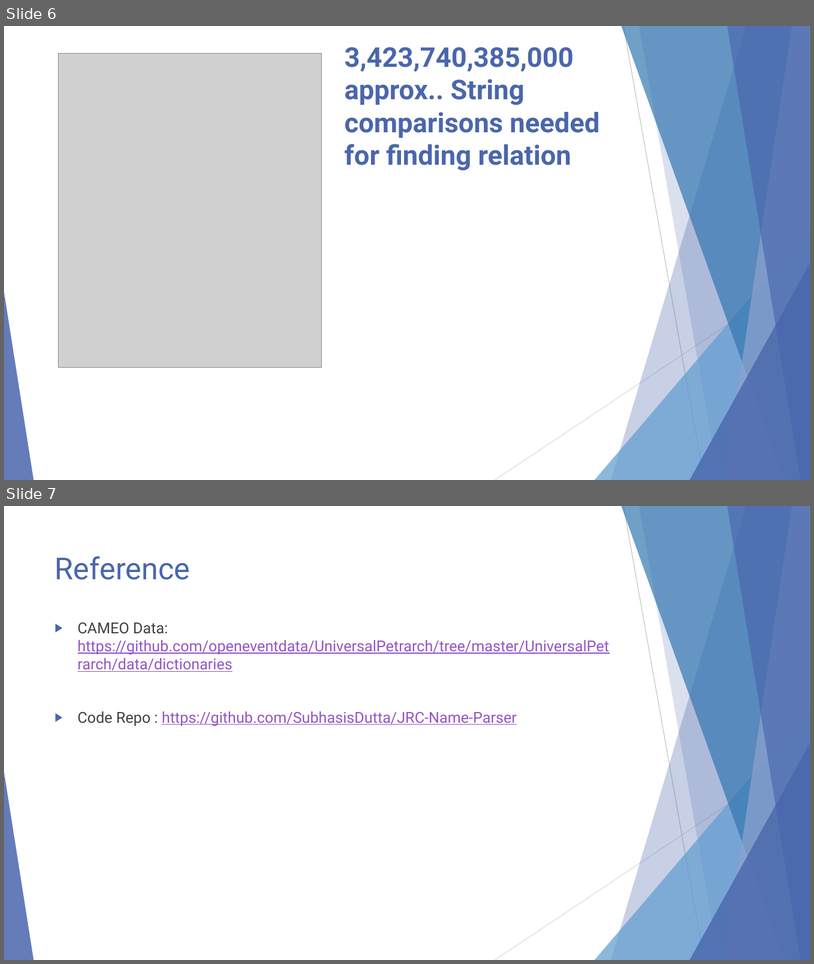
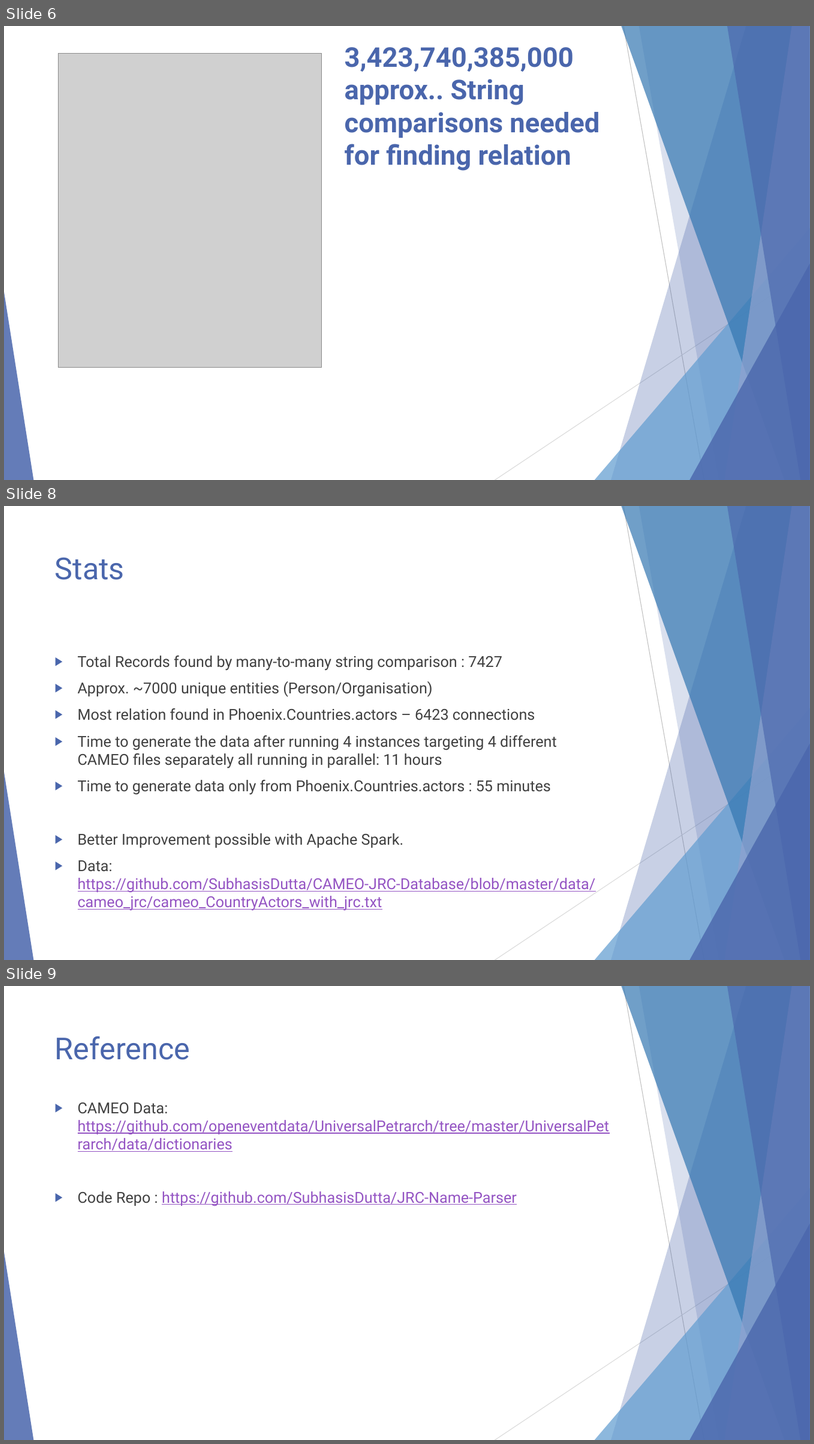
Before and after one commit to SubhasisDutta/CAMEO-JRC-Database, a slide deck: docs/CAMEO Name Paser.pptx. Shown one above the other, each under a label of ours: slides 6 and 7 before the commit, slides 6, 8 and 9 after it; the slides between them are not shown. The pictures are 814x964 and 814x1444 pixels, drawn with LibreOffice and Linux fonts; fonts in the diff are those of the drawing; grey boxes stand for pictures. Boxes give left, top, right and bottom in pixels: in the first picture for what was removed or moved away, otherwise in the second. Text is boxed around its words. In the diff, an @@ line names an element or a change of style, - is before the commit and + after.

Commit message:
Get entity Stats

```diff
--- a/docs/CAMEO Name Paser.pptx
+++ b/docs/CAMEO Name Paser.pptx
@@ slide 8 added at [4,506,810,960], background #FFFFFF; not listed: 10 template elements that a slide beside it also shows @@
@@ title added at [55,557,125,580], 36 pt, text #4A66AC @@
+Stats
@@ text added at [78,655,596,910], 18 pt, text #404040 @@
+▶ Total Records found by many-to-many string comparison : 7427
+▶ Approx. ~7000 unique entities (Person/Organisation)
+▶ Most relation found in Phoenix.Countries.actors – 6423 connections
+▶ Time to generate the data after running 4 instances targeting 4 different CAMEO files separately all running in parallel: 11 hours
+▶ Time to generate data only from Phoenix.Countries.actors : 55 minutes
+▶ Better Improvement possible with Apache Spark.
+▶ Data: https://github.com/SubhasisDutta/CAMEO-JRC-Database/blob/master/data/cameo_jrc/cameo_CountryActors_with_jrc.txt
@@ what was slide 7 is now slide 9 @@
```
Also in this commit, not shown: 1 other slide added, 2 other files.
